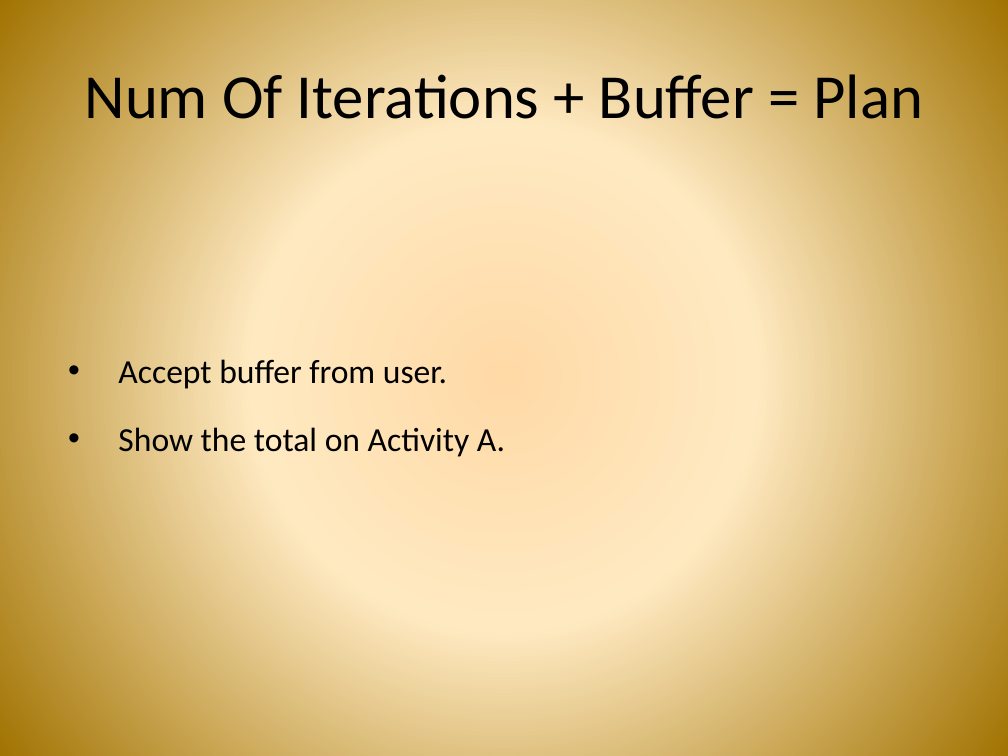
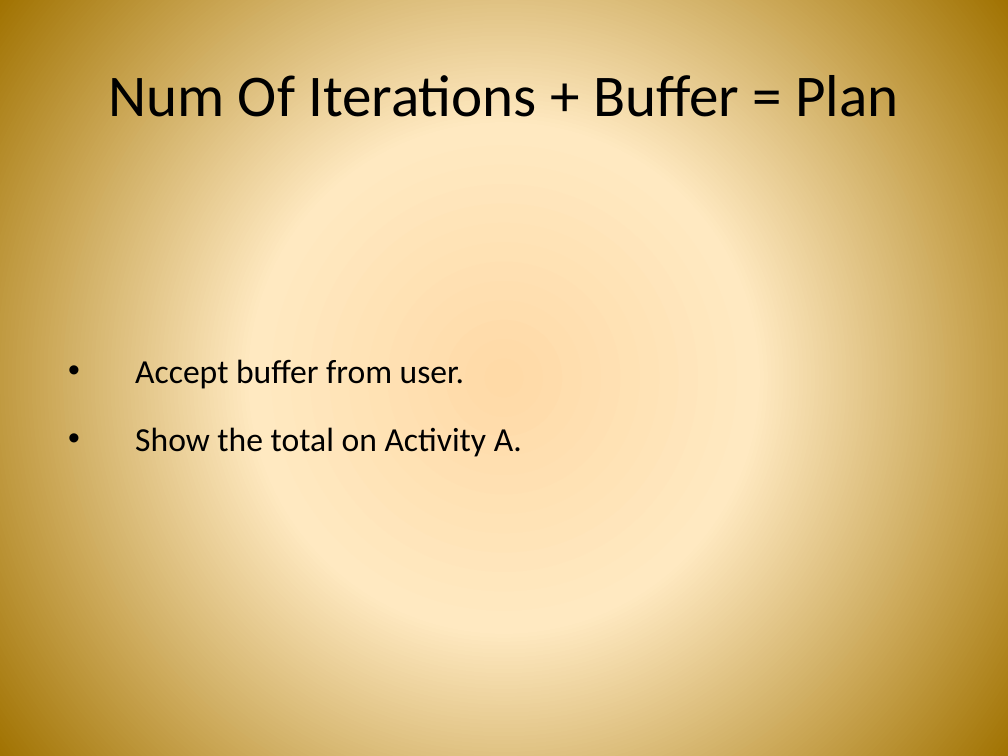
Before and after one commit to androidbootcamp/Course-Material, a slide deck: slide 11 of Day1/day_1.pptx (slide 10 before the commit). Drawn at 1008x756 pixels with LibreOffice and Linux fonts; fonts in the diff are those of the drawing; background and template pictures are left out. Boxes give left, top, right and bottom in pixels: in the first picture for what was removed or moved away, otherwise in the second. Text is boxed around its words. In the diff, an @@ line names an element or a change of style, - is before the commit and + after.

```diff
--- a/Day1/day_1.pptx
+++ b/Day1/day_1.pptx
@@ title "Num Of Iterations + Buffer ..." at [108,75,898,117]: size 44.8 to 42.2 pt @@
@@ text "Accept buffer from user." at [135,359,522,457]: indent changed @@
```
Also in this commit, not shown: 9 other slides changed, 1 slide added.
